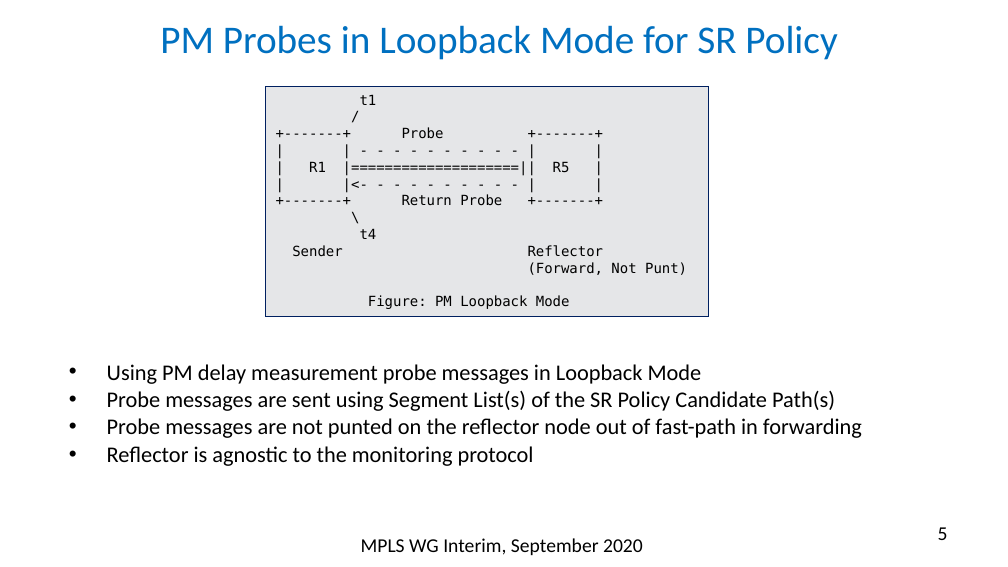
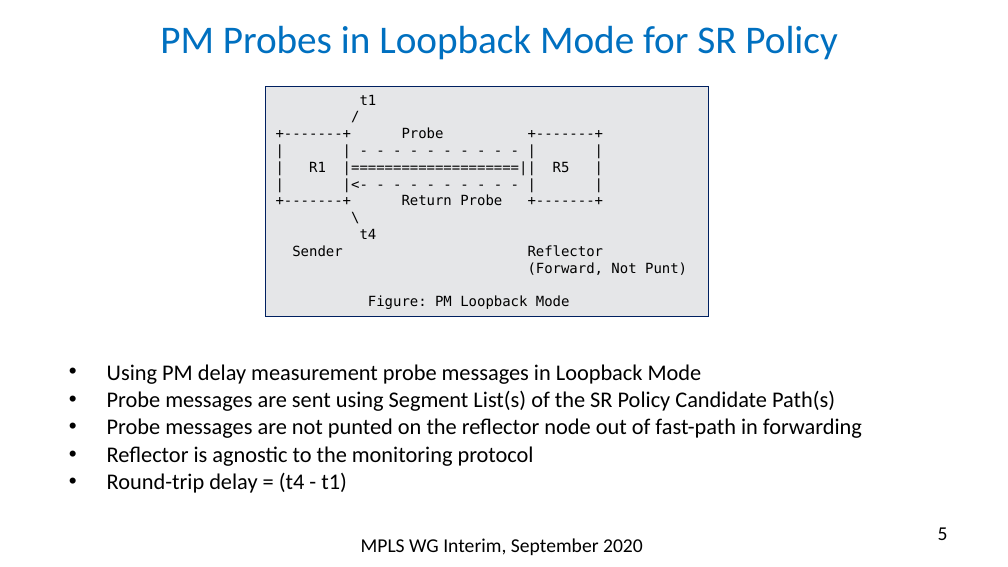
Before and after one commit to rakgandhi/ietf-slides, a slide deck: slide 5 of draft-gandhi-spring-sr-enhanced-plm-03.pptx. Drawn at 1008x567 pixels with LibreOffice and Linux fonts; fonts in the diff are those of the drawing. Boxes give left, top, right and bottom in pixels: in the first picture for what was removed or moved away, otherwise in the second. Text is boxed around its words. In the diff, an @@ line names an element or a change of style, - is before the commit and + after.

```diff
--- a/draft-gandhi-spring-sr-enhanced-plm-03.pptx
+++ b/draft-gandhi-spring-sr-enhanced-plm-03.pptx
@@ text at <box>107,473,347,493</box>: paragraph added @@
+• Round-trip delay = (t4 - t1)
```
Also in this commit, not shown: 2 other slides changed, 1 other file.
